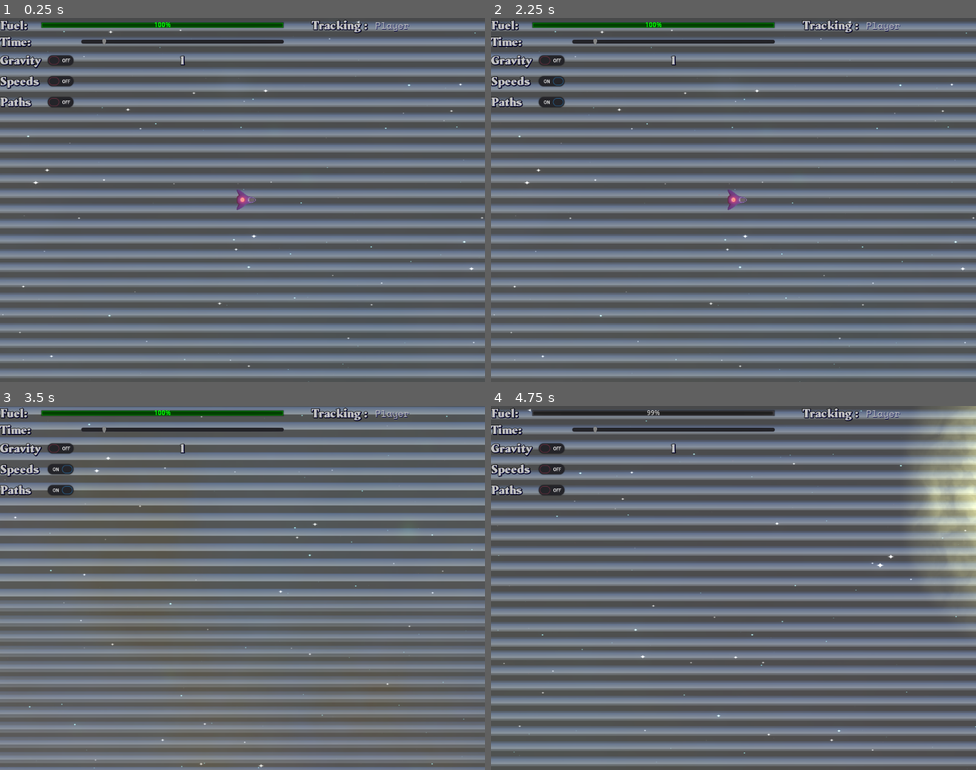
Above: before the commit, frames 1-4 (two rows, left to right).
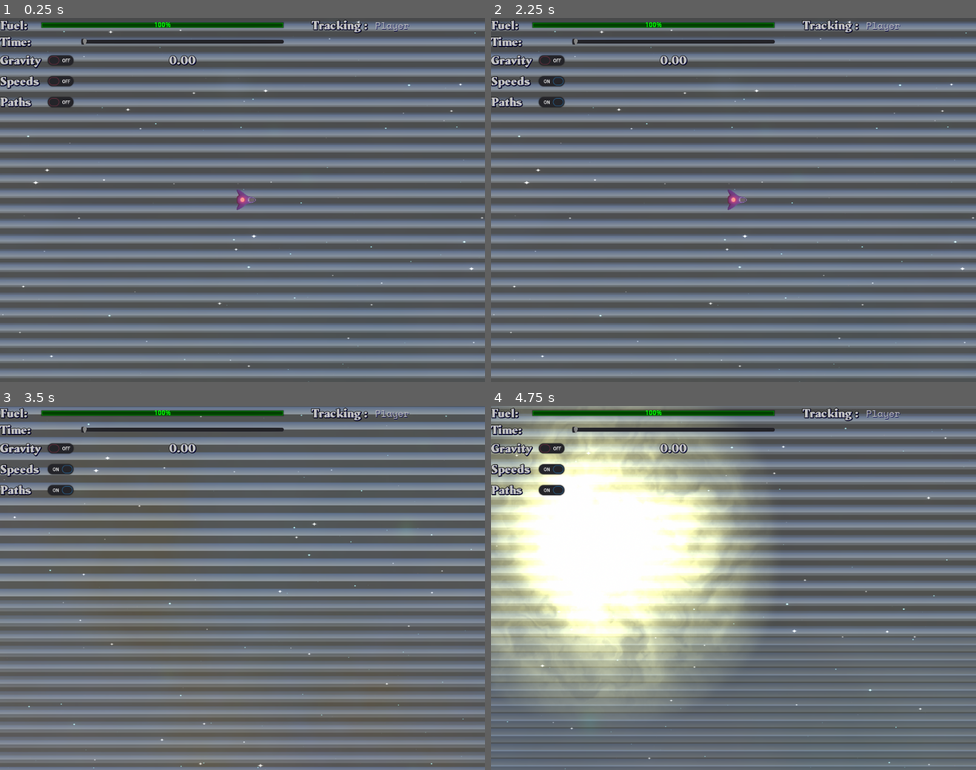
Above: after the commit, the same moments.

Repository: matheusfillipe/Space-Explorer
Game: Godot game, scene res://scenes/World.tscn
Same seed, same stepped clock (60 frames per second), same inputs: the game is played once before the commit and once after it. A sky picture missing from this copy of the repository is replaced by a grey-blue gradient.
Inputs (mouse positions are in pixels of both pictures, inside the frame that each line leads up to):
- Up to frame 1 (0.25 s): no input
- Up to frame 2 (2.25 s): click (554, 61) at 0.5 s; click (554, 79) at 1.25 s; click (554, 101) at 2 s
- Up to frame 3 (3.5 s): tap Enter at 2.75 s; drag from (242, 588) to (291, 507) at 2.77 s
- Up to frame 4 (4.75 s): tap = (cam_reset_zoom) at 3.5 s; drag from (636, 606) to (709, 660) at 3.52 s; tap Backspace (reset) at 4.25 s; move the mouse to (782, 507) at 4.27 s; hold Right (ui_right) from 4.28 s (still down); hold Keypad 6 (cam_right) from 4.28 s (still down)

The runs differ from the first frame. In frame 1, 0.1% of the frame differs, in the area x 16-41%, y 5-13%; in frame 2, 0.2%; in frame 3, 0.2%; in frame 4, 84%, in the area x 0-100%, y 0-100%.
Error after the commit: Parse Error: Can't preload resource at path: res://effects/Explosion.tscn (res://objects/KBody.gd:17)

Commit message:
WIP: star colision

Diff:
--- a/objects/HUD.gd
+++ b/objects/HUD.gd
@@ -3,7 +3,7 @@
 export var data_update_time = 0.5
 
 signal time_scale_changed
-signal toggle_gravity
+signal toggle_
 signal toggle_speeds
 signal toggle_paths
 
@@ -53,14 +53,15 @@
 	tracking_label.text = body.name
 
 func update_data(body):
+	hover_label.text = body.name + " %8dau away" % Utils.body_distance(body, player)
+	hover_label.text += "\nMass: " + str(body.mass)
 	hover_label.add_color_override("font_color", body.color)
-	hover_label.text = body.name + " %8dau away" % Utils.body_distance(body, player)
+
+func set_hover(body):
+	update_data(body)
 	data_timer.start(data_update_time)
 	tracking_body = body
 	is_tracking = true
-
-func set_hover(body):
-	update_data(body)
 	body.connect("unhovered", self, "clear_hover")
 
 func clear_hover(body):
@@ -77,14 +78,14 @@
 	if button_pressed and display_velocity:
 		emit_signal("toggle_speeds", false)
 		speeds_label.set_pressed_no_signal(false)
-	emit_signal("toggle_gravity", button_pressed)
+	emit_signal("toggle_forces", button_pressed)
 	display_gravity = button_pressed
 	display_velocity = false
 
 
 func _on_velocity_toggled(button_pressed):
 	if button_pressed and display_gravity:
-		emit_signal("toggle_gravity", false)
+		emit_signal("toggle_forces", false)
 		gravity_label.set_pressed_no_signal(false)
 	emit_signal("toggle_speeds", button_pressed)
 	display_gravity = false
@@ -98,5 +99,5 @@
 func _on_DataTimer_timeout():
 	if not is_tracking:
 		return
-	hover_label.text = tracking_body.name + " %8dau away" % Utils.body_distance(tracking_body, player)
+	update_data(tracking_body)
 	data_timer.start(data_update_time)
--- a/objects/KBody.gd
+++ b/objects/KBody.gd
@@ -8,10 +8,14 @@
 export var initial_velocity = Vector2.ZERO
 export var initial_rotation = 0.0
 export var color = Color(.5, 1, .5)
+export var can_supernova = true
 
 var tracked_path = PoolVector2Array()
 var has_mouse = false
+var died = false
 
+const Explosion = preload("res://effects/Explosion.tscn")
+const Refuel = preload("res://objects/Refuel.tscn")
 const velocity_arrow_divider = 100
 const gravity_arrow_divider = 10
 
@@ -54,3 +58,26 @@
 func _on_ClickArea_mouse_exited():
 	has_mouse = false
 	emit_signal("unhovered", self)
+
+func _on_KBody_body_entered(body:Node):
+	print("collision: ", body)
+	if "can_supernova" in body and "died" in body:
+		visible = false
+		if body.mass >= mass and not body.died:
+			died = true
+			queue_free()
+			return
+		var explosion = Explosion.instance()
+		explosion.scale = scale
+		explosion.global_position = global_position
+		get_parent().add_child(explosion)
+		explosion.connect("ended", self, "_on_Explosion_ended")
+
+func _on_Explosion_ended():
+	var refuel = Refuel.instance()
+	refuel.global_position = global_position
+	refuel.scale = mass / 200
+	refuel.capacity = mass / 50
+	get_parent().get_node("Refuels").add_child(refuel)
+	died = true
+	queue_free()
--- a/objects/KBody.tscn
+++ b/objects/KBody.tscn
@@ -12,6 +12,7 @@
 shader_param/color = Color( 0.886275, 0.00392157, 0.00392157, 1 )
 
 [sub_resource type="CircleShape2D" id=1]
+radius = 40.0
 
 [sub_resource type="Curve" id=2]
 min_value = -1.0
@@ -32,6 +33,8 @@
 [node name="KBody" type="RigidBody2D"]
 mass = 10.0
 gravity_scale = 0.0
+contacts_reported = 20
+contact_monitor = true
 script = ExtResource( 1 )
 
 [node name="Vector" type="Node2D" parent="."]
@@ -48,7 +51,6 @@
 texture = ExtResource( 3 )
 
 [node name="CollisionShape2D" type="CollisionShape2D" parent="."]
-visible = false
 shape = SubResource( 1 )
 
 [node name="Sprite" type="Sprite" parent="."]
@@ -62,5 +64,6 @@
 visible = false
 shape = SubResource( 4 )
 
+[connection signal="body_entered" from="." to="." method="_on_KBody_body_entered"]
 [connection signal="mouse_entered" from="ClickArea" to="." method="_on_ClickArea_mouse_entered"]
 [connection signal="mouse_exited" from="ClickArea" to="." method="_on_ClickArea_mouse_exited"]
--- a/objects/Player.tscn
+++ b/objects/Player.tscn
@@ -267,6 +267,7 @@
 show_behind_parent = true
 collision_layer = 5
 script = ExtResource( 4 )
+can_supernova = false
 
 [node name="flame" type="AnimatedSprite" parent="." index="0"]
 visible = false
@@ -276,7 +277,7 @@
 scale = Vector2( 0.25, 0.2 )
 frames = SubResource( 3 )
 animation = "flame"
-frame = 17
+frame = 13
 playing = true
 
 [node name="flame_right" type="AnimatedSprite" parent="." index="1"]
@@ -288,7 +289,7 @@
 scale = Vector2( 0.105713, 0.0488803 )
 frames = SubResource( 3 )
 animation = "flame"
-frame = 23
+frame = 19
 playing = true
 
 [node name="flame_left" type="AnimatedSprite" parent="." index="2"]
@@ -300,7 +301,7 @@
 scale = Vector2( 0.105713, 0.0488803 )
 frames = SubResource( 3 )
 animation = "flame"
-frame = 16
+frame = 12
 playing = true
 
 [node name="arrow" parent="Vector/center" index="0"]
--- a/objects/Stars/star3.tscn
+++ b/objects/Stars/star3.tscn
@@ -1,8 +1,14 @@
-[gd_scene load_steps=5 format=2]
+[gd_scene load_steps=6 format=2]
 
 [ext_resource path="res://objects/KBody.tscn" type="PackedScene" id=1]
 [ext_resource path="res://assets/st3.png" type="Texture" id=2]
 [ext_resource path="res://shaders/color.shader" type="Shader" id=3]
+
+[sub_resource type="ShaderMaterial" id=2]
+resource_local_to_scene = true
+shader = ExtResource( 3 )
+shader_param/active = true
+shader_param/color = Color( 0.886275, 0.00392157, 0.00392157, 1 )
 
 [sub_resource type="ShaderMaterial" id=1]
 resource_local_to_scene = true
@@ -12,6 +18,9 @@
 
 [node name="star3" instance=ExtResource( 1 )]
 
+[node name="arrow" parent="Vector/center" index="0"]
+material = SubResource( 2 )
+
 [node name="Sprite" parent="." index="2"]
 material = SubResource( 1 )
 position = Vector2( 14, -36 )
--- a/scenes/World.tscn
+++ b/scenes/World.tscn
@@ -42,7 +42,7 @@
 [node name="World" type="Node2D"]
 show_behind_parent = true
 script = ExtResource( 1 )
-G = 30000
+G = 40000
 max_arrow_scale = 200
 simulation_speed = 1.0
 
@@ -94,6 +94,8 @@
 
 [node name="Player" parent="." instance=ExtResource( 7 )]
 position = Vector2( -838, 6323 )
+contacts_reported = 0
+contact_monitor = false
 color = Color( 0.905882, 0.141176, 0.0823529, 1 )
 
 [node name="Stars" type="Node2D" parent="."]
@@ -101,108 +103,144 @@
 [node name="star1" parent="Stars" instance=ExtResource( 2 )]
 position = Vector2( 3015, -811 )
 mass = 1000.0
+contacts_reported = 0
+contact_monitor = false
 initial_velocity = Vector2( -500, 0 )
 color = Color( 0.560784, 0.890196, 1, 1 )
 
 [node name="star6" parent="Stars" instance=ExtResource( 2 )]
 position = Vector2( 4939, 346 )
 mass = 1000.0
+contacts_reported = 0
+contact_monitor = false
 initial_velocity = Vector2( -500, 0 )
 color = Color( 0.94902, 0.486275, 0.843137, 1 )
 
 [node name="star10" parent="Stars" instance=ExtResource( 2 )]
 position = Vector2( 7711, -1132 )
 mass = 1000.0
+contacts_reported = 0
+contact_monitor = false
 initial_velocity = Vector2( -500, 0 )
 color = Color( 0.94902, 0.486275, 0.843137, 1 )
 
 [node name="star11" parent="Stars" instance=ExtResource( 2 )]
 position = Vector2( 8753, 1791 )
 mass = 1000.0
+contacts_reported = 0
+contact_monitor = false
 initial_velocity = Vector2( -500, 0 )
 color = Color( 0.94902, 0.486275, 0.843137, 1 )
 
 [node name="star2" parent="Stars" instance=ExtResource( 3 )]
 position = Vector2( 2286, 1345 )
 mass = 1000.0
+contacts_reported = 0
+contact_monitor = false
 initial_velocity = Vector2( -100, -100 )
 color = Color( 0.94902, 0.486275, 0.843137, 1 )
 
 [node name="star12" parent="Stars" instance=ExtResource( 3 )]
 position = Vector2( 10551, 438 )
 mass = 1000.0
+contacts_reported = 0
+contact_monitor = false
 initial_velocity = Vector2( -100, -100 )
 color = Color( 0.94902, 0.486275, 0.843137, 1 )
 
 [node name="star9" parent="Stars" instance=ExtResource( 3 )]
 position = Vector2( -3862, -688 )
 mass = 1000.0
+contacts_reported = 0
+contact_monitor = false
 initial_velocity = Vector2( -100, -100 )
 color = Color( 0.94902, 0.486275, 0.843137, 1 )
 
 [node name="star7" parent="Stars" instance=ExtResource( 3 )]
 position = Vector2( 1685, 2903 )
 mass = 1000.0
+contacts_reported = 0
+contact_monitor = false
 initial_velocity = Vector2( -100, -100 )
 color = Color( 0.501961, 1, 0.501961, 1 )
 
 [node name="star8" parent="Stars" instance=ExtResource( 3 )]
 position = Vector2( 6019, 3121 )
 mass = 1000.0
+contacts_reported = 0
+contact_monitor = false
 initial_velocity = Vector2( -100, -100 )
 color = Color( 0.501961, 1, 0.501961, 1 )
 
 [node name="star3" parent="Stars" instance=ExtResource( 4 )]
 position = Vector2( -853, -521 )
 mass = 1000.0
+contacts_reported = 0
+contact_monitor = false
 initial_velocity = Vector2( 100, 200 )
 color = Color( 1, 0.95, 0.5, 1 )
 
 [node name="star5" parent="Stars" instance=ExtResource( 4 )]
 position = Vector2( 4788, 2031 )
 mass = 1000.0
+contacts_reported = 0
+contact_monitor = false
 initial_velocity = Vector2( 100, 200 )
 color = Color( 0.501961, 1, 0.501961, 1 )
 
 [node name="star14" parent="Stars" instance=ExtResource( 2 )]
 position = Vector2( -7708, 8464 )
 mass = 1000.0
+contacts_reported = 0
+contact_monitor = false
 initial_velocity = Vector2( -500, 0 )
 color = Color( 0.94902, 0.486275, 0.843137, 1 )
 
 [node name="star15" parent="Stars" instance=ExtResource( 2 )]
 position = Vector2( -530, 9281 )
 mass = 1000.0
+contacts_reported = 0
+contact_monitor = false
 initial_velocity = Vector2( -500, 0 )
 color = Color( 0.94902, 0.486275, 0.843137, 1 )
 
 [node name="star16" parent="Stars" instance=ExtResource( 3 )]
 position = Vector2( -3037, 15328 )
 mass = 1000.0
+contacts_reported = 0
+contact_monitor = false
 initial_velocity = Vector2( -100, -100 )
 color = Color( 0.94902, 0.486275, 0.843137, 1 )
 
 [node name="star17" parent="Stars" instance=ExtResource( 3 )]
 position = Vector2( -3264, 10611 )
 mass = 1000.0
+contacts_reported = 0
+contact_monitor = false
 initial_velocity = Vector2( -100, -100 )
 color = Color( 0.501961, 1, 0.501961, 1 )
 
 [node name="star18" parent="Stars" instance=ExtResource( 4 )]
 position = Vector2( -5706, 8490 )
 mass = 1000.0
+contacts_reported = 0
+contact_monitor = false
 initial_velocity = Vector2( 100, 200 )
 color = Color( 0.501961, 1, 0.501961, 1 )
 
 [node name="star13" parent="Stars" instance=ExtResource( 4 )]
 position = Vector2( -5518, 3109 )
 mass = 1000.0
+contacts_reported = 0
+contact_monitor = false
 initial_velocity = Vector2( 100, 200 )
 color = Color( 0.501961, 1, 0.501961, 1 )
 
 [node name="star4" parent="Stars" instance=ExtResource( 5 )]
 position = Vector2( -758, 2681 )
 mass = 1000.0
+contacts_reported = 0
+contact_monitor = false
 initial_velocity = Vector2( 0, 100 )
 initial_rotation = 5.0
 color = Color( 0.501961, 1, 0.501961, 1 )
@@ -267,9 +305,10 @@
 
 [node name="BlackHole" parent="BlackHoles" instance=ExtResource( 9 )]
 position = Vector2( -6189, 15870 )
+contacts_reported = 0
+contact_monitor = false
 
 [connection signal="time_scale_changed" from="HUD" to="." method="_on_HUD_time_scale_changed"]
-[connection signal="toggle_gravity" from="HUD" to="." method="_on_HUD_toggle_gravity"]
 [connection signal="toggle_paths" from="HUD" to="." method="_on_HUD_toggle_paths"]
 [connection signal="toggle_speeds" from="HUD" to="." method="_on_HUD_toggle_speeds"]
 [connection signal="visibility_changed" from="DrawCanvas" to="DrawCanvas" method="_on_DrawCanvas_visibility_changed"]
